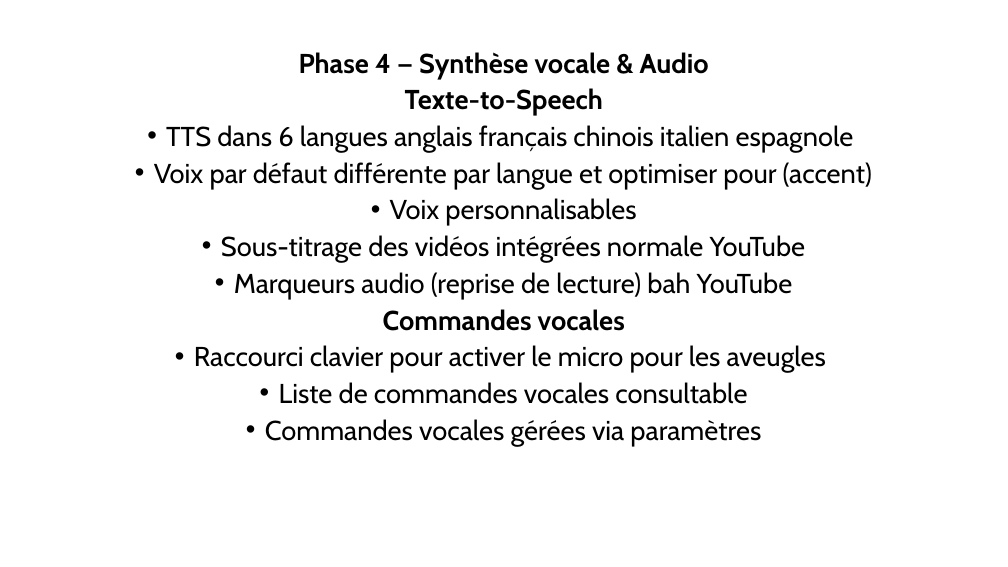
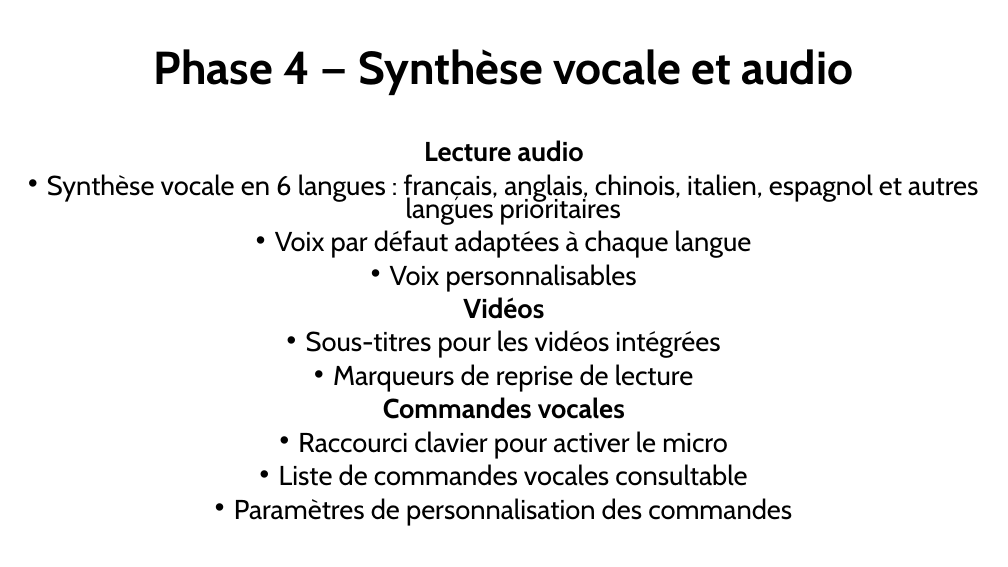
Before and after one commit to DrNexus9542/Sensotia, a slide deck: slide 8 of readme.odp (slide 7 before the commit). Drawn at 1008x567 pixels with LibreOffice and Linux fonts; fonts in the diff are those of the drawing. Boxes give left, top, right and bottom in pixels: in the first picture for what was removed or moved away, otherwise in the second. Text is boxed around its words. In the diff, an @@ line names an element or a change of style, - is before the commit and + after.

```diff
--- a/readme.odp
+++ b/readme.odp
@@ title added at (154, 49, 854, 95), 44 pt, text #000000, bold @@
+Phase 4 — Synthèse vocale et audio
@@ text "Lecture audio": place and size @@
-text "Lecture audio" at (154, 52, 872, 446)
+text "Lecture audio" at (47, 140, 978, 525)
@@ text at (47, 140, 978, 257): text changed @@
-Phase 4 — Synthèse vocale & Audio
-Texte-to-Speech
-• TTS dans 6 langues anglais français chinois italien espagnole
-• Voix par défaut différente par langue et optimiser pour (accent)
+Lecture audio
+• Synthèse vocale en 6 langues : français, anglais, chinois, italien, espagnol et autres langues prioritaires
+• Voix par défaut adaptées à chaque langue
@@ text at (279, 264, 747, 486): line spacing 0.8 to 0.7 @@
@@ text at (306, 297, 720, 391): text changed @@
-• Sous-titrage des vidéos intégrées normale YouTube
-• Marqueurs audio (reprise de lecture) bah YouTube
+Vidéos
+• Sous-titres pour les vidéos intégrées
+• Marqueurs de reprise de lecture
@@ text at (298, 431, 728, 458): text changed @@
-• Raccourci clavier pour activer le micro pour les aveugles
+• Raccourci clavier pour activer le micro
@@ text at (234, 498, 792, 525): text changed @@
-• Commandes vocales gérées via paramètres
+• Paramètres de personnalisation des commandes
```
Also in this commit, not shown: 16 slides added, 15 slides removed, 14 other files.
